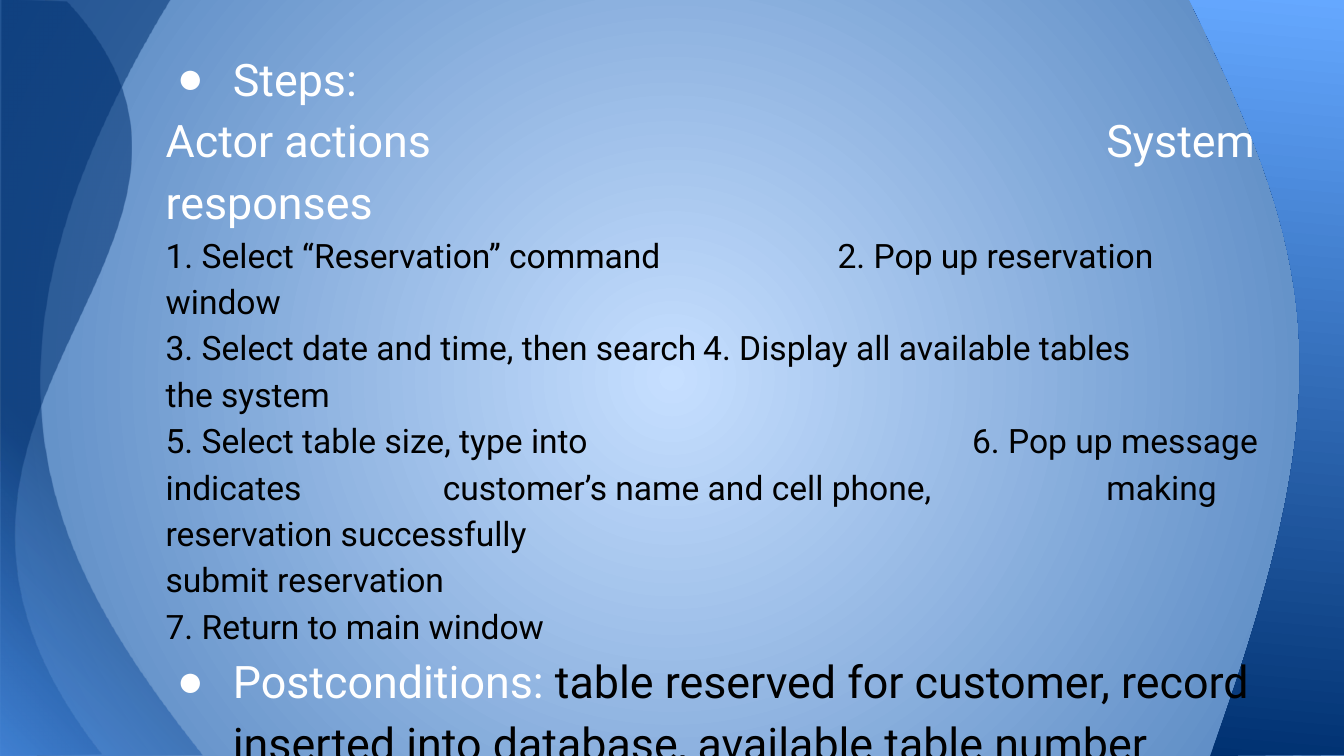
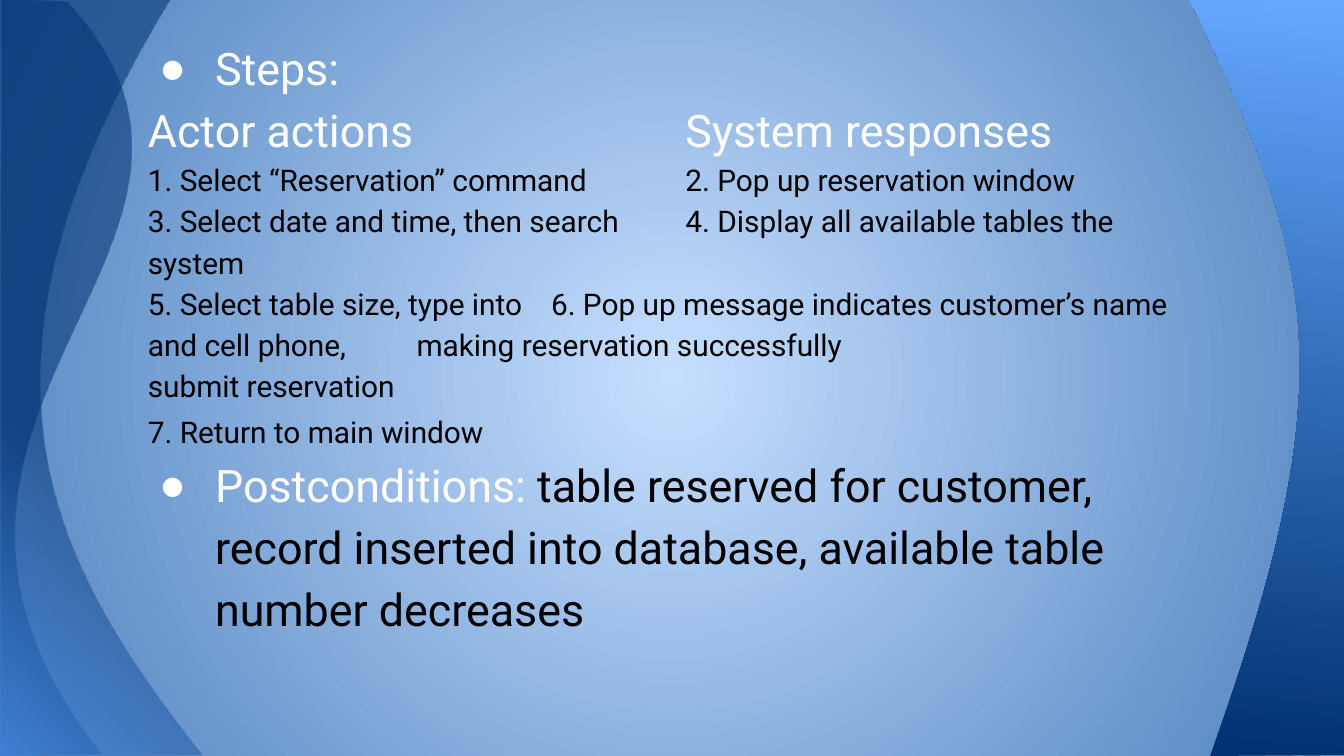
Before and after one commit to ruicsc/CSC640-Project, a slide deck: slide 5 of Project Part I.pptx. Drawn at 1344x756 pixels with LibreOffice and Linux fonts; fonts in the diff are those of the drawing. Boxes give left, top, right and bottom in pixels: in the first picture for what was removed or moved away, otherwise in the second. Text is boxed around its words. In the diff, an @@ line names an element or a change of style, - is before the commit and + after.

Commit message:
Updated PPT.

```diff
--- a/Project Part I.pptx
+++ b/Project Part I.pptx
@@ text "Steps:": place and size @@
-text "Steps:" at bbox=[166, 64, 1258, 710]
+text "Steps:" at bbox=[148, 53, 1168, 627]
@@ text at bbox=[148, 168, 1168, 444]: size 18 to 16 pt in "1. Select “Reservation” command 2. Pop up ...", "5. Select table size, type into 6. ...", "submit reservation", "7. Return to main window" @@
@@ text at bbox=[148, 209, 1114, 281]: text changed; size 18 to 16 pt @@
-3. Select date and time, then search 4. Display all available tables
-the system
+3. Select date and time, then search 4. Display all available tables the system
```
Also in this commit, not shown: 2 other slides changed, 1 slide added.
